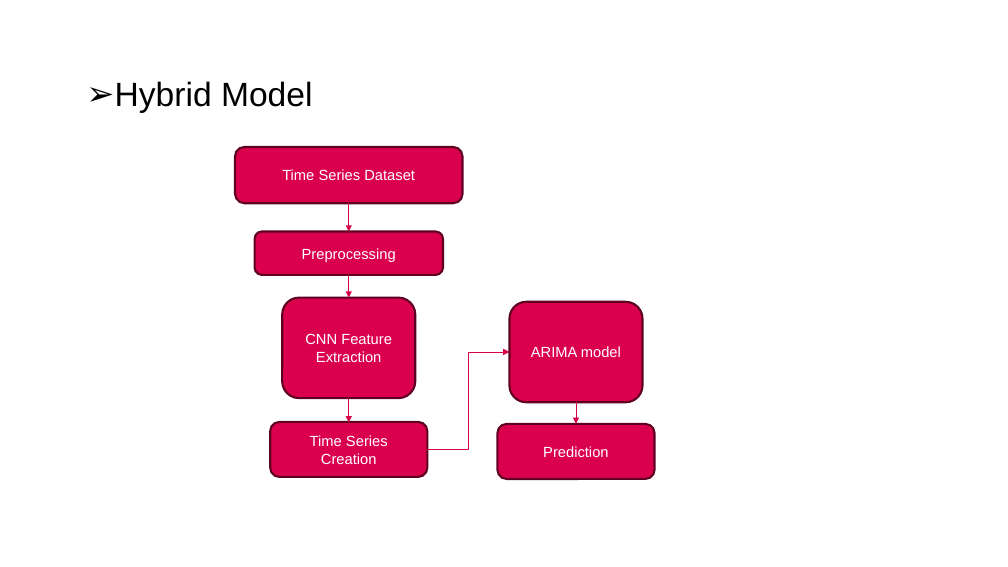
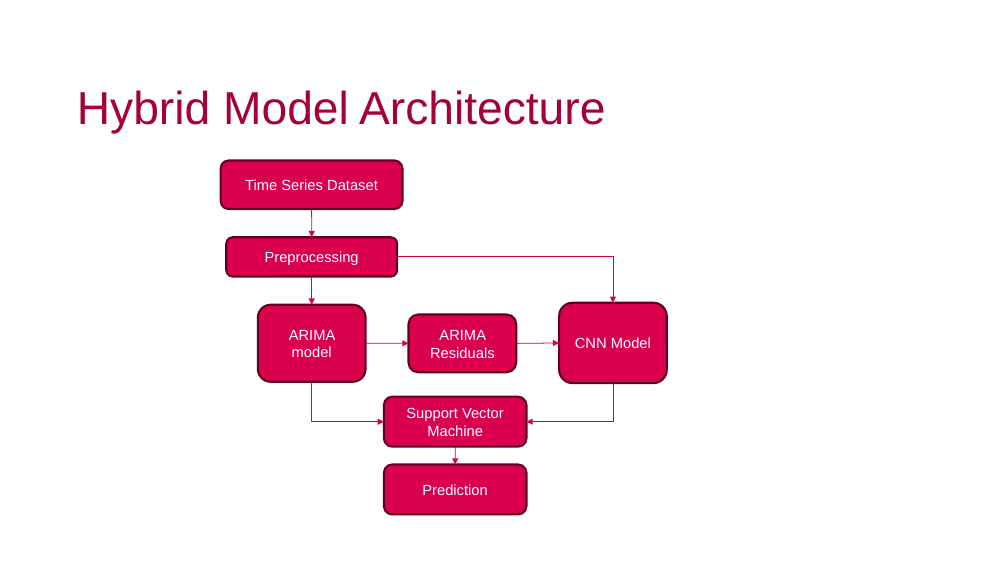
Before and after one commit to j-anne/dissertation-UEL-CN-7000, a slide deck: slide 20 of Thesis_presentation.Unicaf.pptx (slide 17 before the commit). Drawn at 1008x567 pixels with LibreOffice and Linux fonts; fonts in the diff are those of the drawing; background and template pictures are left out. Boxes give left, top, right and bottom in pixels: in the first picture for what was removed or moved away, otherwise in the second. Text is boxed around its words. In the diff, an @@ line names an element or a change of style, - is before the commit and + after.

```diff
--- a/Thesis_presentation.Unicaf.pptx
+++ b/Thesis_presentation.Unicaf.pptx
@@ title "Hybrid Model Architecture" at box(77, 90, 605, 133): vertical alignment top to middle @@
@@ title at box(77, 90, 605, 133): text changed; size 32 to 44 pt; text colour #000000 to #A40039 @@
-➢ Hybrid Model
+Hybrid Model Architecture
@@ rounded rectangle "Time Series Dataset": place and size @@
-rounded rectangle "Time Series Dataset" at box(235, 147, 463, 203)
+rounded rectangle "Time Series Dataset" at box(221, 160, 403, 209)
@@ arrow moved from (349, 203) - (349, 231) to (312, 209) - (312, 237) @@
@@ rounded rectangle "Preprocessing": place and size @@
-rounded rectangle "Preprocessing" at box(255, 231, 443, 274)
+rounded rectangle "Preprocessing" at box(226, 237, 397, 277)
@@ elbow arrow moved from (349, 275) - (349, 298) to (312, 277) - (312, 305) @@
@@ rounded rectangle "ARIMA model": place and size @@
-rounded rectangle "ARIMA model" at box(510, 302, 643, 402)
+rounded rectangle "ARIMA model" at box(258, 305, 365, 382)
@@ rounded rectangle "CNN Model": place and size @@
-rounded rectangle "CNN Model" at box(282, 298, 415, 399)
+rounded rectangle "CNN Model" at box(560, 303, 667, 383)
@@ group added at box(312, 257, 613, 422): 2 elbow arrows, 2 arrows, 1 rounded rectangle @@
+ARIMA Residuals
@@ text in rounded rectangle at box(575, 337, 651, 348): text changed @@
-CNN Feature Extraction
+CNN Model
@@ elbow arrow moved from (427, 449) - (510, 352) to (613, 383) - (526, 422) @@
@@ arrow removed from (349, 399) to (349, 423) @@
@@ rounded rectangle "Support Vector Machine": place and size @@
-rounded rectangle "Support Vector Machine" at box(270, 422, 427, 477)
+rounded rectangle "Support Vector Machine" at box(384, 397, 527, 447)
@@ text in rounded rectangle at box(406, 407, 504, 436): text changed @@
-Time Series Creation
+Support Vector Machine
@@ arrow moved from (576, 402) - (576, 424) to (455, 447) - (455, 464) @@
@@ rounded rectangle "Prediction": place and size @@
-rounded rectangle "Prediction" at box(498, 424, 655, 479)
+rounded rectangle "Prediction" at box(384, 464, 527, 514)
```
Also in this commit, not shown: 16 other slides changed, 6 slides added, 2 slides removed.
